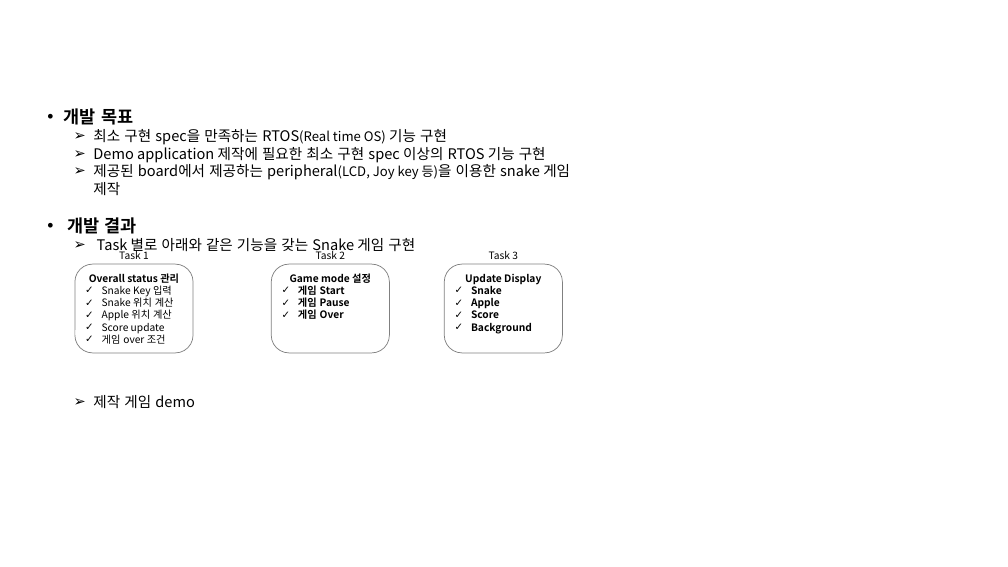
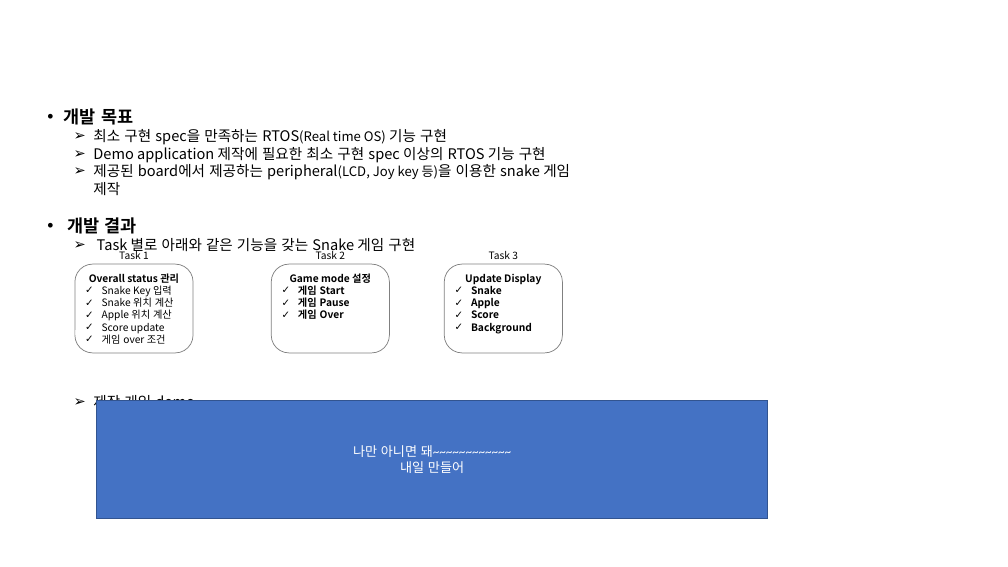
Before and after one commit to plat320/SWBootCamp7, a slide deck: slide 4 of Report/부트캠프_07기_01반_결과보고서(1팀).pptx. Drawn at 1008x567 pixels with LibreOffice and Linux fonts; fonts in the diff are those of the drawing; background and template pictures are left out. Boxes give left, top, right and bottom in pixels: in the first picture for what was removed or moved away, otherwise in the second. Text is boxed around its words. In the diff, an @@ line names an element or a change of style, - is before the commit and + after.

```diff
--- a/Report/부트캠프_07기_01반_결과보고서(1팀).pptx
+++ b/Report/부트캠프_07기_01반_결과보고서(1팀).pptx
@@ rectangle added at <box>97,400,768,518</box>, fill #4472C4, outline #325491 1 pt, 18 pt, text #FFFFFF @@
+나만 아니면 돼~~~~~~~~~~~~
+내일 만들어
```
Also in this commit, not shown: 1 other slide changed, 16 other files.
